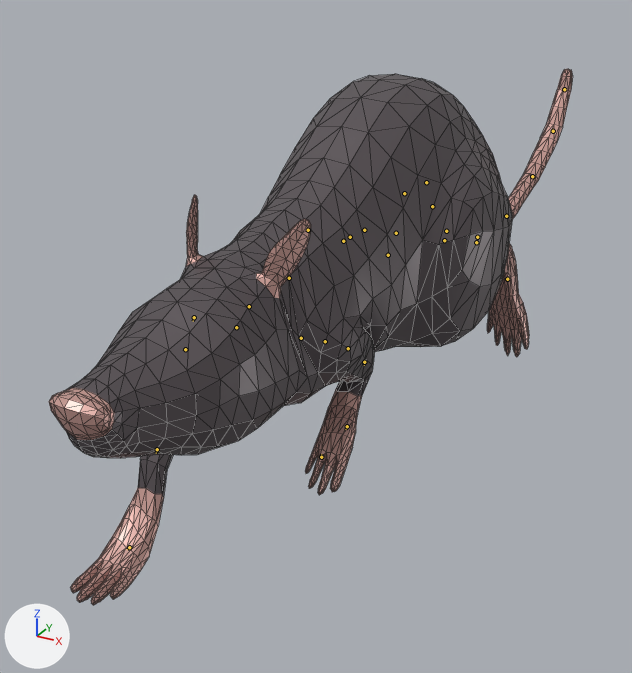
A saved change to the glTF model assets/models/bundle/models-monsters/q_rat.glb.
One viewpoint serves both versions: a 50 mm camera at (2.33, -4.31, 2.98) aimed at (-0.43, 0.7, 0.47). The lights are fixed; the arrows at lower left show +X, +Y and +Z. The first picture is the older version. Both versions are drawn at frame 10 of the action 'RatArmature|Rat_Run'; the numbers are the values there. The bones that bend it are drawn over the model as lines. Mesh edges are drawn as thin lines.

Objects in the first picture: 'Rat'.
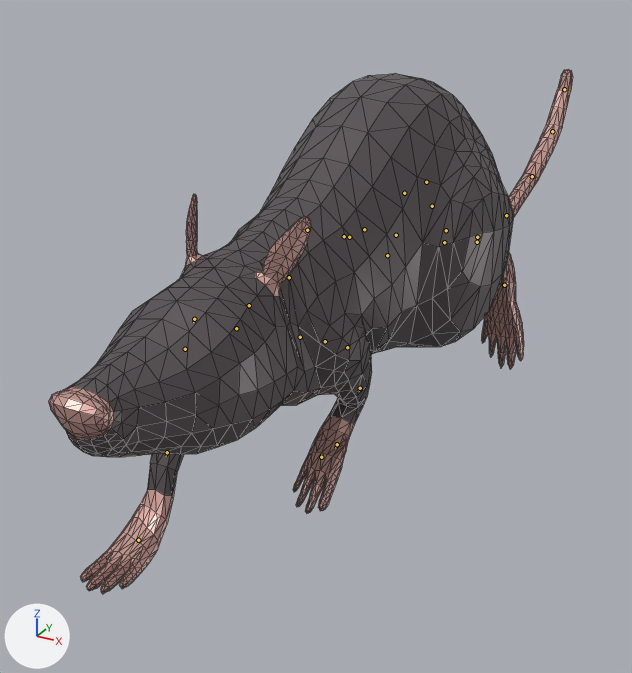
Edits to the bpy script that builds the scene:
```text
Change bone_frontfoot_r:
    where bone_frontfoot_r = bpy.data.objects['RatArmature'].pose.bones['FrontFoot.R']  # child of 'root'
    bone_frontfoot_r.location: (0.0, 0.0145, 0.0) -> (0.0, 0.0127, 0.0)
    bone_frontfoot_r.rotation_quaternion: (1.0, 0.0, 0.0, 0.0) -> (1.0, -0.021, 0.0, 0.0)  # degrees (0, 0, 0) -> degrees (-2, 0, 0)
Change bone_frontleg_r:
    where bone_frontleg_r = bpy.data.objects['RatArmature'].pose.bones['FrontLeg.R']  # child of 'Body'
    bone_frontleg_r.location: (0.0033, 0.0021, 0.0028) -> (0.003, 0.0021, 0.0027)
    bone_frontleg_r.rotation_quaternion: (0.945, 0.0, 0.326, 0.0) -> (0.958, 0.0, 0.266, 0.0)  # degrees (0, 38, 0) -> degrees (0, 31, 0)
Change bone_frontlowleg_r:
    where bone_frontlowleg_r = bpy.data.objects['RatArmature'].pose.bones['FrontLowLeg.R']  # child of 'FrontUpLeg.R'
    bone_frontlowleg_r.rotation_quaternion: (0.959, 0.283, 0.0, 0.0) -> (0.976, 0.204, 0.0, 0.0)  # degrees (33, 0, 0) -> degrees (24, 0, 0)
Change bone_backleg_r:
    where bone_backleg_r = bpy.data.objects['RatArmature'].pose.bones['BackLeg.R']  # child of 'Body'
    bone_backleg_r.location: (0.0002, 0.0, -0.0014) -> (0.0002, 0.0, -0.0013)
    bone_backleg_r.rotation_quaternion: (1.0, 0.0, 0.006, 0.0) -> (0.998, 0.0, -0.022, 0.0)  # degrees (0, 1, 0) -> degrees (0, -3, 0)
Change bone_backlowleg_r:
    where bone_backlowleg_r = bpy.data.objects['RatArmature'].pose.bones['BackLowLeg.R']  # child of 'BackUpLeg.R'
    bone_backlowleg_r.rotation_quaternion: (0.891, 0.454, 0.0, 0.0) -> (0.911, 0.41, 0.0, 0.0)  # degrees (54, 0, 0) -> degrees (49, 0, 0)
Change bone_frontleg_l:
    where bone_frontleg_l = bpy.data.objects['RatArmature'].pose.bones['FrontLeg.L']  # child of 'Body'
    bone_frontleg_l.location: (0.0026, 0.0, -0.0008) -> (0.0028, 0.0, -0.0009)
    bone_frontleg_l.rotation_quaternion: (-0.867, 0.0, -0.499, 0.0) -> (-0.91, 0.0, -0.393, 0.0)  # degrees (0, 60, 0) -> degrees (0, 47, 0)
Change bone_frontupleg_l:
    where bone_frontupleg_l = bpy.data.objects['RatArmature'].pose.bones['FrontUpLeg.L']  # child of 'FrontLeg.L'
    bone_frontupleg_l.rotation_quaternion: (0.991, 0.0, 0.0, 0.133) -> (0.993, 0.0, 0.0, 0.117)  # degrees (0, 0, 15) -> degrees (0, 0, 13)
Change bone_frontlowleg_l:
    where bone_frontlowleg_l = bpy.data.objects['RatArmature'].pose.bones['FrontLowLeg.L']  # child of 'FrontUpLeg.L'
    bone_frontlowleg_l.rotation_quaternion: (0.844, -0.536, 0.0, 0.0) -> (0.898, -0.434, 0.0, 0.0)  # degrees (-65, 0, 0) -> degrees (-52, 0, 0)
Change bone_backlowleg_l:
    where bone_backlowleg_l = bpy.data.objects['RatArmature'].pose.bones['BackLowLeg.L']  # child of 'BackUpLeg.L'
    bone_backlowleg_l.rotation_quaternion: (0.947, 0.322, 0.0, 0.0) -> (0.957, 0.267, 0.0, 0.0)  # degrees (38, 0, 0) -> degrees (31, 0, 0)
Change bone_frontfoot_l:
    where bone_frontfoot_l = bpy.data.objects['RatArmature'].pose.bones['FrontFoot.L']  # child of 'root'
    bone_frontfoot_l.location: (-0.0046, -0.0174, -0.0077) -> (-0.0043, -0.0136, -0.0066)
    bone_frontfoot_l.rotation_quaternion: (0.934, 0.357, 0.0, 0.0) -> (0.937, 0.328, 0.0, 0.0)  # degrees (42, 0, 0) -> degrees (39, 0, 0)
Change bone_backfoot_l:
    where bone_backfoot_l = bpy.data.objects['RatArmature'].pose.bones['BackFoot.L']  # child of 'root'
    bone_backfoot_l.location: (0.0, -0.0145, -0.0164) -> (0.0, -0.013, -0.0157)
    bone_backfoot_l.rotation_quaternion: (0.616, 0.788, 0.0, 0.0) -> (0.659, 0.736, 0.0, 0.0)  # degrees (104, 0, 0) -> degrees (96, 0, 0)
```

Location of each change, (x1, y1, x2, y2) in pixels of the pictures (632 x 673 px):
'Rat', posed: before (49, 69, 573, 605); after (48, 69, 572, 594)
bone 'FrontFoot.R', root to tip: before (129, 547) to (127, 549); after (138, 540) to (135, 542)
bone 'FrontLeg.R', root to tip: before (236, 327) to (235, 327); after (236, 328) to (235, 328)
bone 'FrontLowLeg.R', root to tip: before (157, 449) to (156, 453); after (167, 452) to (166, 456)
bone 'BackLeg.R', root to tip: before (350, 237) to (349, 236); after (349, 237) to (348, 236)
bone 'BackLowLeg.R', root to tip: before (343, 241) to (344, 241); after (344, 236) to (345, 236)
bone 'FrontLeg.L', root to tip: before (301, 338) to (302, 338); after (300, 337) to (301, 337)
bone 'FrontUpLeg.L', root to tip: before (348, 348) to (348, 349); after (347, 347) to (348, 348)
bone 'FrontLowLeg.L', root to tip: before (364, 362) to (364, 365); after (360, 388) to (359, 391)
bone 'BackLowLeg.L', root to tip: before (476, 242) to (477, 243); after (477, 242) to (477, 243)
bone 'FrontFoot.L', root to tip: before (347, 426) to (346, 429); after (337, 444) to (335, 448)
bone 'BackFoot.L', root to tip: before (507, 279) to (507, 281); after (504, 285) to (504, 287)
